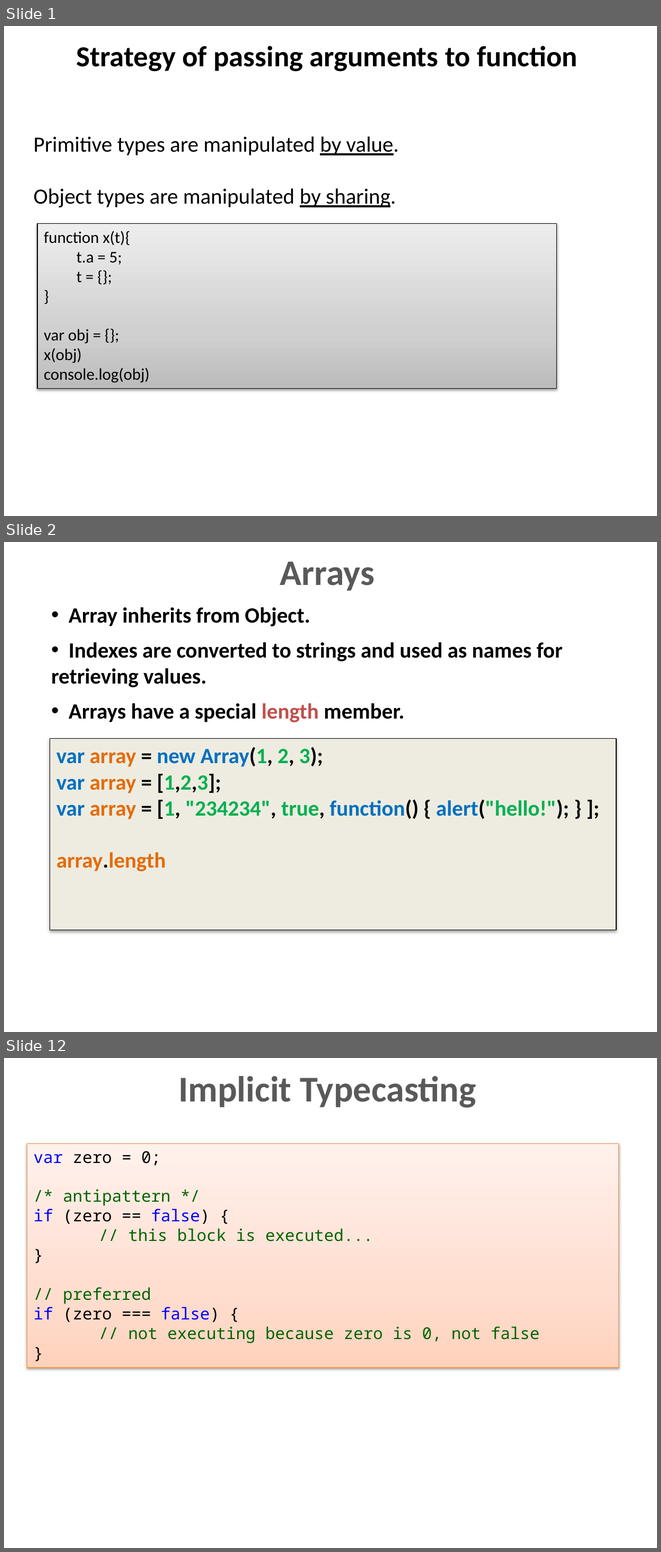
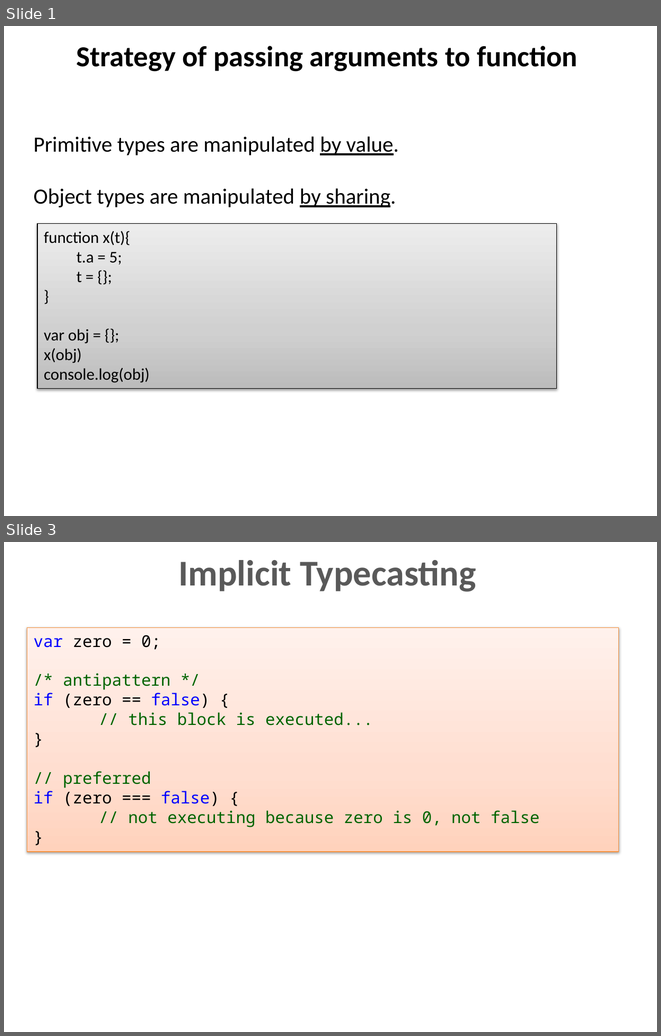
Before and after one commit to dzmitry-varabei/front-end-course, a slide deck: js-data-types/Data_types.pptx. Shown one above the other, each under a label of ours: slides 1, 2 and 12 before the commit, slides 1 and 3 after it; the slides between them are not shown. The pictures are 661x1552 and 661x1036 pixels, drawn with LibreOffice and Linux fonts; fonts in the diff are those of the drawing. Boxes give left, top, right and bottom in pixels: in the first picture for what was removed or moved away, otherwise in the second. Text is boxed around its words. In the diff, an @@ line names an element or a change of style, - is before the commit and + after.

```diff
--- a/js-data-types/Data_types.pptx
+++ b/js-data-types/Data_types.pptx
@@ slide 2 removed at [4, 542, 657, 1032], background #FFFFFF @@
@@ title removed at [280, 562, 374, 591] @@
-Arrays
@@ text removed at [51, 607, 563, 722] @@
-• Array inherits from Object.
-• Indexes are converted to strings and used as names for retrieving values.
-• Arrays have a special length member.
@@ rectangle removed at [50, 739, 616, 930] @@
-var array = new Array(1, 2, 3);
-var array = [1,2,3];
-var array = [1, "234234", true, function() { alert("hello!"); } ];
-array.length
@@ what was slide 12 is now slide 3 @@
```
Also in this commit, not shown: 1 slide changed, 8 other slides removed, 2 other files.
